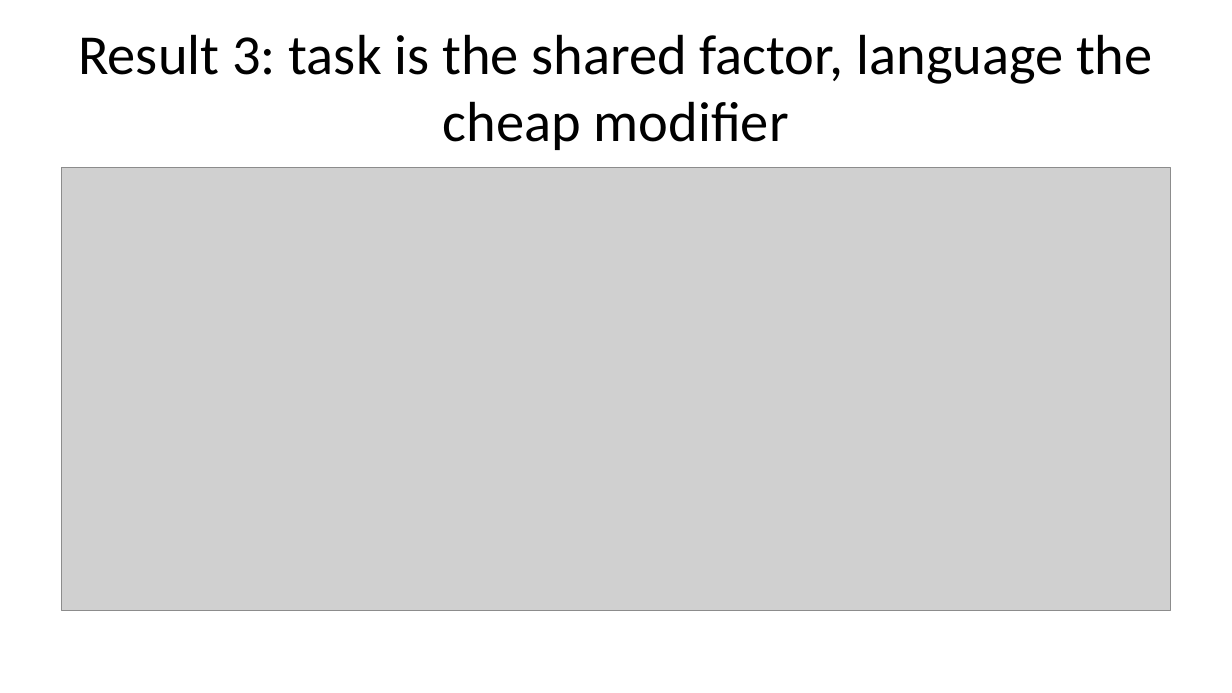
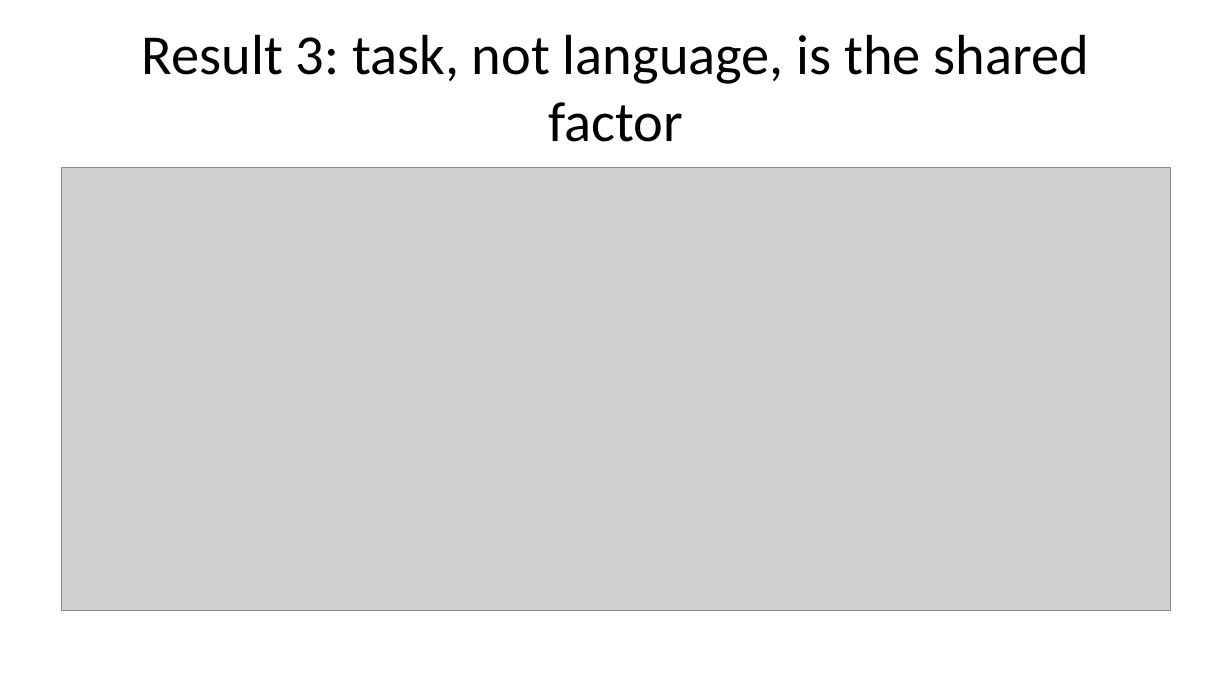
Before and after one commit to sirotenkogeorgii/prefix-programs, a slide deck: slide 8 of slides/slides.pptx. Drawn at 1232x693 pixels with LibreOffice and Linux fonts; fonts in the diff are those of the drawing; grey boxes stand for pictures. Boxes give left, top, right and bottom in pixels: in the first picture for what was removed or moved away, otherwise in the second. Text is boxed around its words. In the diff, an @@ line names an element or a change of style, - is before the commit and + after.

```diff
--- a/slides/slides.pptx
+++ b/slides/slides.pptx
@@ title at box(142, 34, 1089, 142): text changed @@
-Result 3: task is the shared factor, language the cheap modifier
+Result 3: task, not language, is the shared factor
```
Also in this commit, not shown: 4 other slides changed, 1 slide added, 19 other files.
